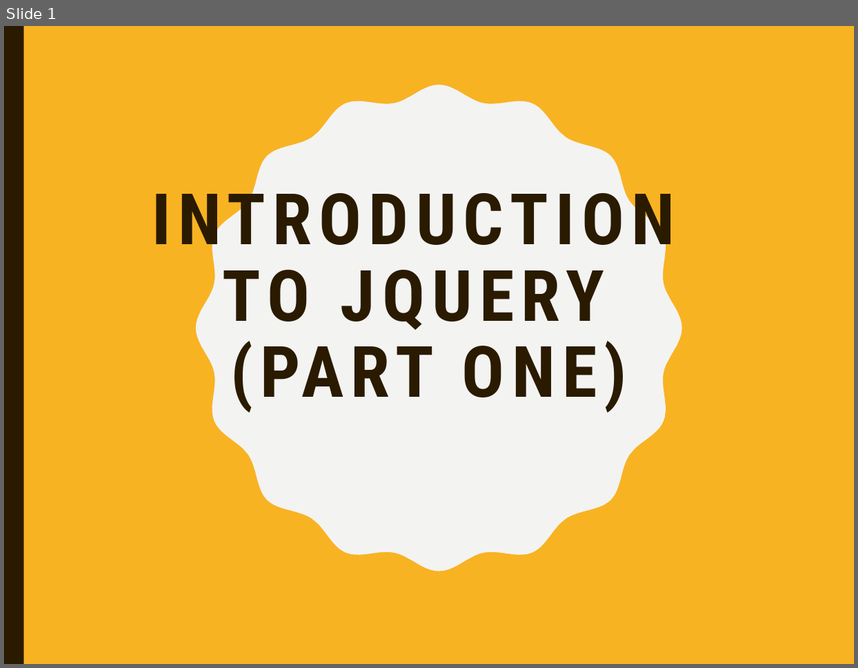
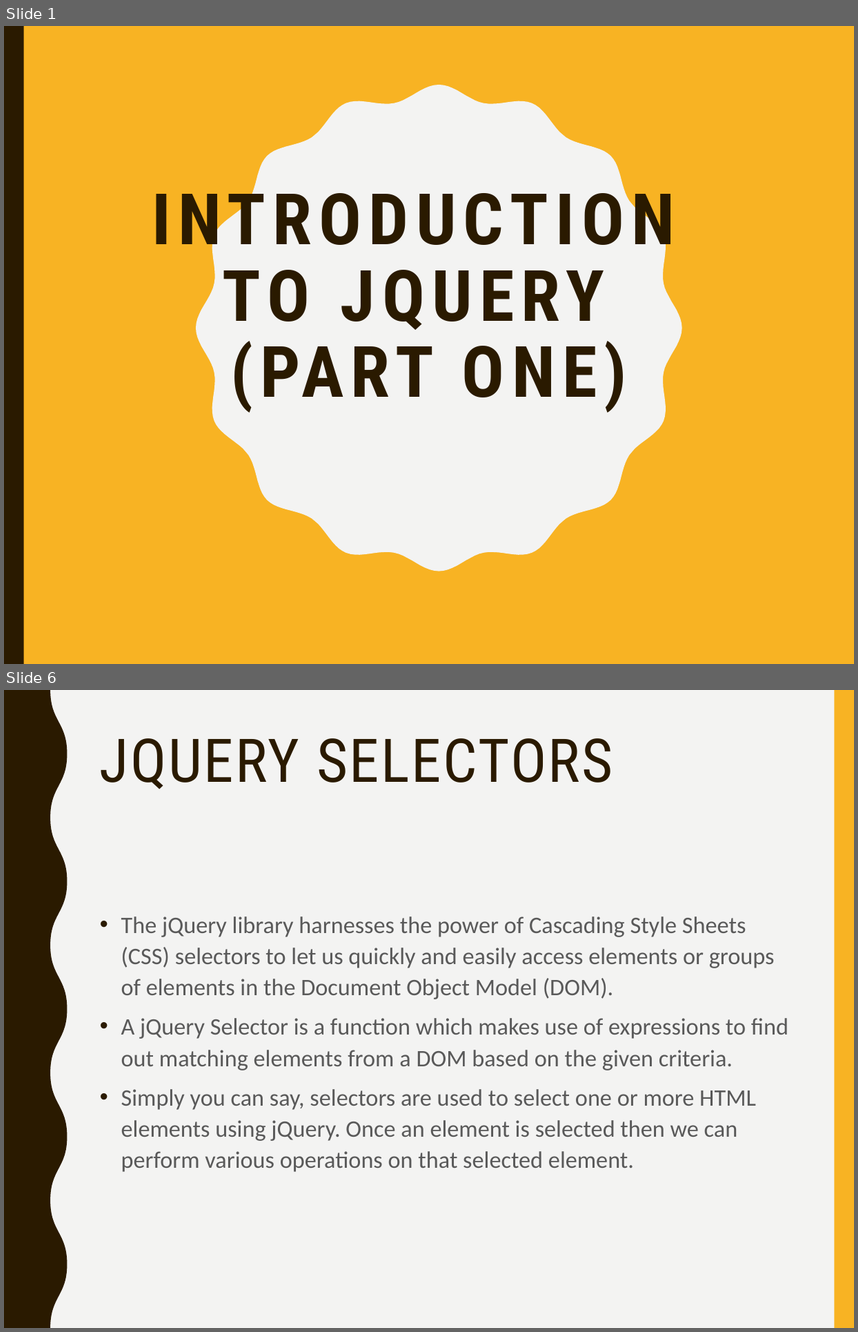
Before and after one commit to mlyngweb1/Website-Development-2-src, a slide deck: topic-05-jQuery-1/talk-1/talk-1.pptx. Shown one above the other, each under a label of ours: slide 1 before the commit, slides 1 and 6 after it; the slides between them are not shown. The pictures are 858x668 and 858x1332 pixels, drawn with LibreOffice and Linux fonts; fonts in the diff are those of the drawing. Boxes give left, top, right and bottom in pixels: in the first picture for what was removed or moved away, otherwise in the second. Text is boxed around its words. In the diff, an @@ line names an element or a change of style, - is before the commit and + after.

```diff
--- a/topic-05-jQuery-1/talk-1/talk-1.pptx
+++ b/topic-05-jQuery-1/talk-1/talk-1.pptx
@@ slide 6 added at (4, 690, 854, 1328), background #F3F3F2 @@
@@ freeform shape added at (4, 690, 67, 1328), fill #2A1A00 @@
@@ rectangle added at (835, 690, 854, 1328), fill #F8B323 @@
@@ title added at (100, 738, 613, 789), 51 pt, text #2A1A00 @@
+JQUERY SELECTORS
@@ text added at (121, 916, 789, 1172), 20 pt, text #595959 @@
+• The jQuery library harnesses the power of Cascading Style Sheets (CSS) selectors to let us quickly and easily access elements or groups of elements in the Document Object Model (DOM).
+• A jQuery Selector is a function which makes use of expressions to find out matching elements from a DOM based on the given criteria.
+• Simply you can say, selectors are used to select one or more HTML elements using jQuery. Once an element is selected then we can perform various operations on that selected element.
```
Also in this commit, not shown: 37 other slides added, 6 other files.
